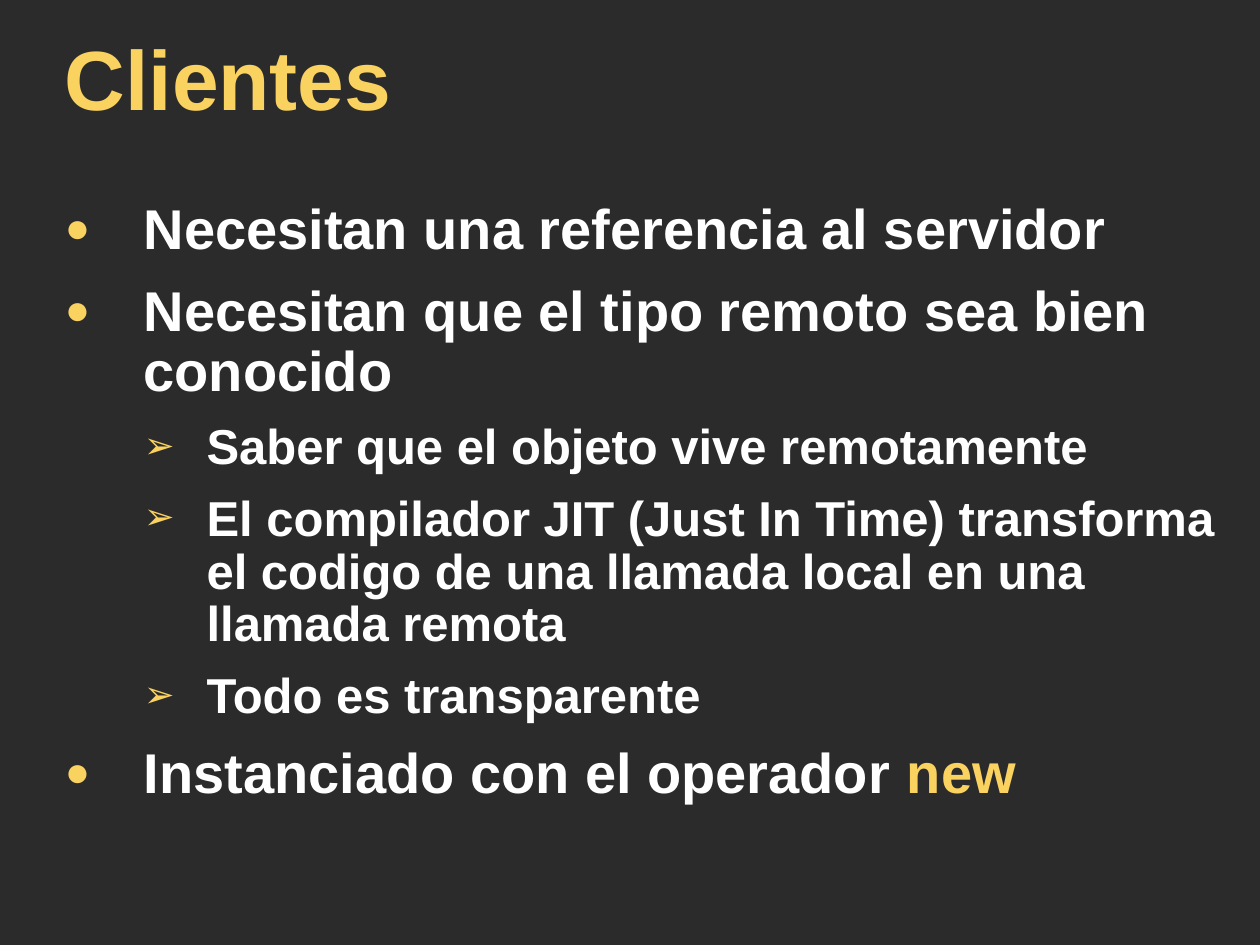
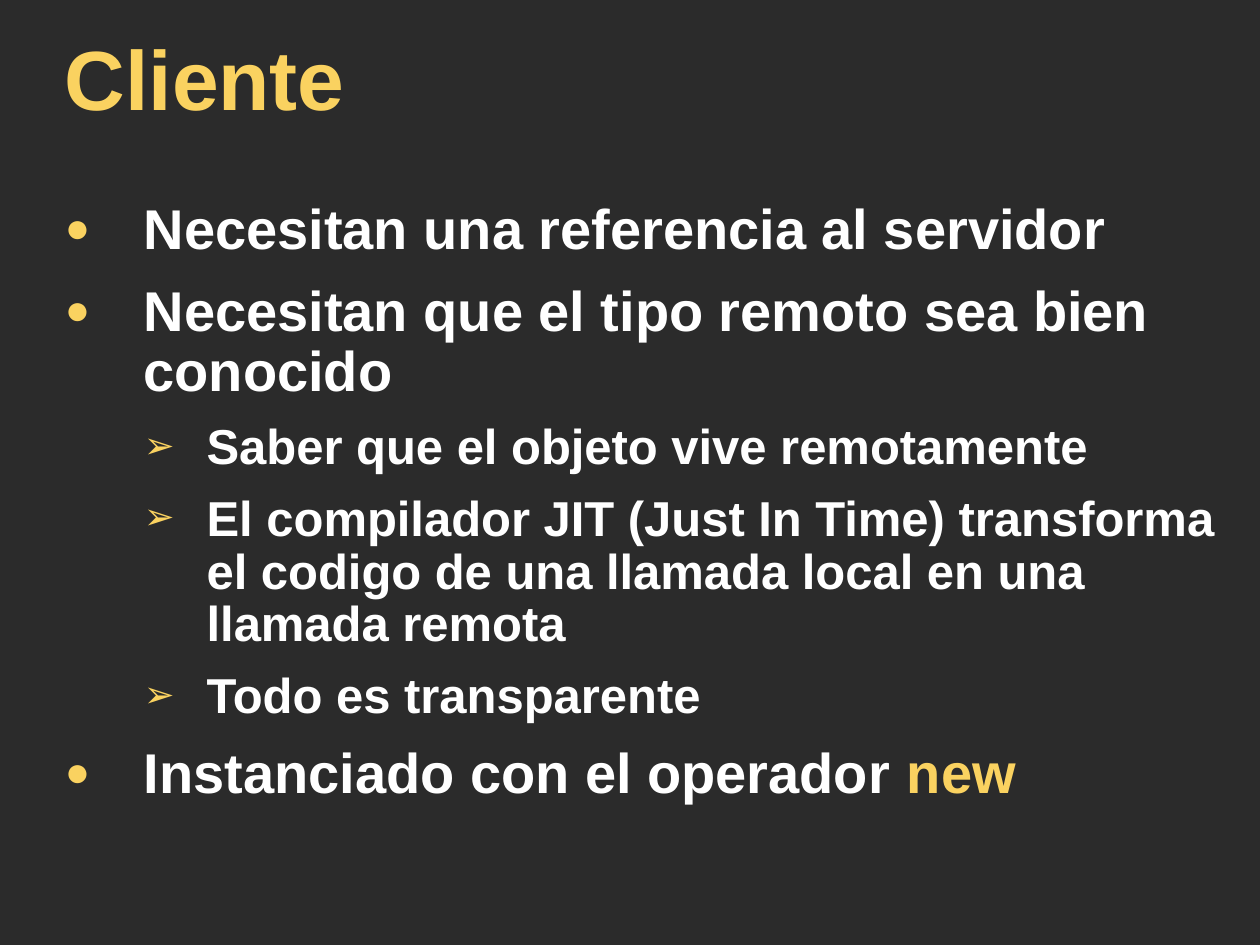
Before and after one commit to luislarrateguy/admrec, a slide deck: slide 11 of presentaciones/presentacionRemotingWS.odp. Drawn at 1260x945 pixels with LibreOffice and Linux fonts; fonts in the diff are those of the drawing; background and template pictures are left out; a plain dark background stands for a picture behind light text. Boxes give left, top, right and bottom in pixels: in the first picture for what was removed or moved away, otherwise in the second. Text is boxed around its words. In the diff, an @@ line names an element or a change of style, - is before the commit and + after.

```diff
--- a/presentaciones/presentacionRemotingWS.odp
+++ b/presentaciones/presentacionRemotingWS.odp
@@ title at [65, 49, 345, 111]: text changed @@
-Clientes
+Cliente
```
Also in this commit, not shown: 2 other slides changed, 2 slides removed.
